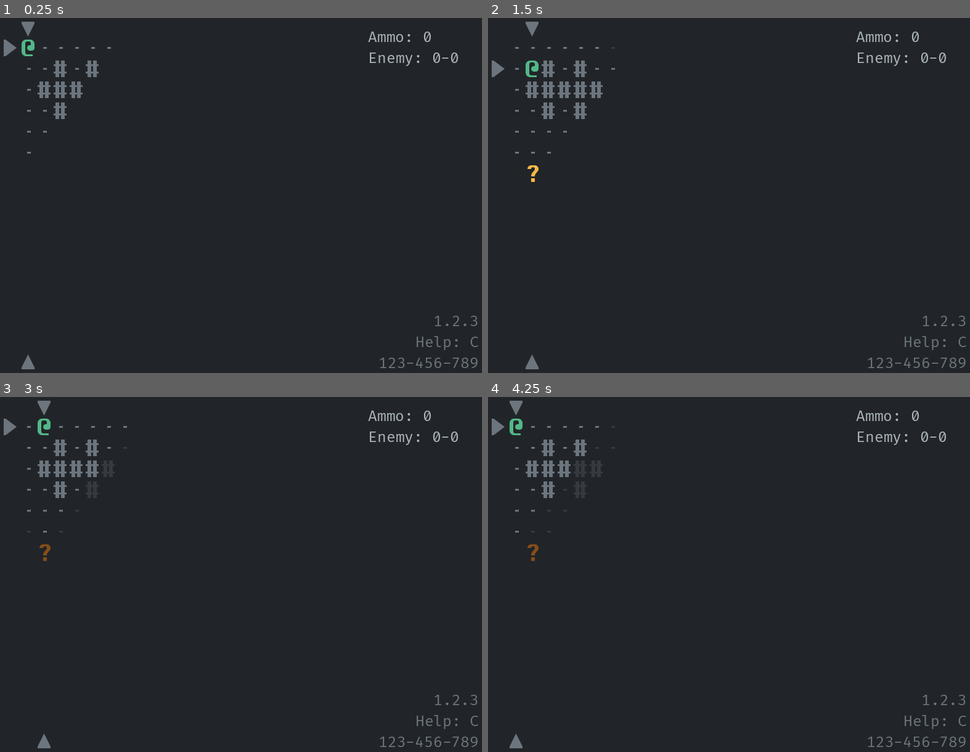
Above: before the commit, frames 1-4 (two rows, left to right).
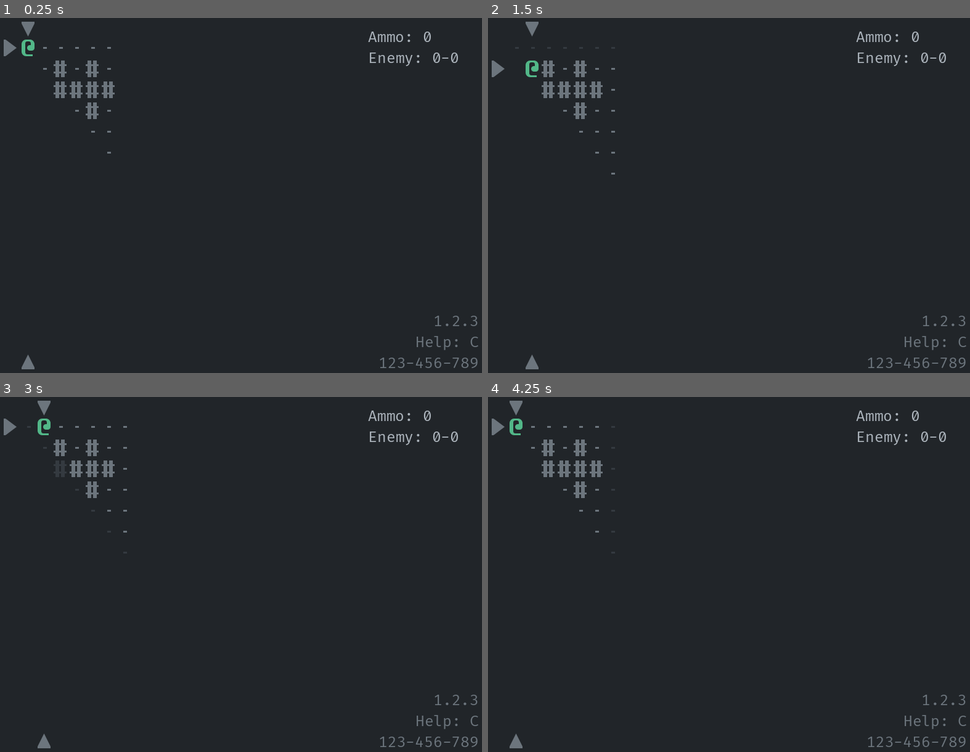
Above: after the commit, the same moments.

Repository: Bozar/godot-4-roguelike-demo
Game: Godot game, scene res://scene/main/main_game.tscn
Same seed, same stepped clock (60 frames per second), same inputs: the game is played once before the commit and once after it.
Inputs:
- Up to frame 1 (0.25 s): no input
- Up to frame 2 (1.5 s): tap Enter at 0.5 s; hold Right (move_right) 0.53-1.28 s; tap Space (aim) at 0.6, 1.25, 1.35 s; hold Down (move_down) from 1.28 s (still down)
- Up to frame 3 (3 s): tap Enter at 2 s; release Down (move_down) at 2.03 s; hold Right (move_right) 2.03-2.78 s; tap Space (aim) at 2.1, 2.75, 2.85 s; hold Up (move_up) from 2.78 s (still down)
- Up to frame 4 (4.25 s): tap Enter at 3.5 s; release Up (move_up) at 3.53 s; hold Left (move_left) from 3.53 s (still down); tap Space (aim) at 3.6 s

The runs differ from the first frame. In frame 1, 0.5% of the frame differs, in the area x 5-24%, y 14-39%; in frame 2, 0.3%; in frame 3, 0.5%, in the area x 5-27%, y 8-47%; in frame 4, 0.5%.

Commit message:
ShadowCastFov: Hightlight an octant, ignoring obstacles.

Diff:
--- a/library/shadow_cast_fov.gd
+++ b/library/shadow_cast_fov.gd
@@ -1 +1,46 @@
 class_name ShadowCastFov
+
+
+const MIN_X: int = 0
+const MIN_SLOPE: float = 0.0
+const MAX_SLOPE: float = 1.0
+
+
+static var _fov_data: FovData = FovData.new()
+
+
+# is_obstacle(from_coord: Vector2i, to_coord: Vector2i, opt_args: Array) -> bool
+static func get_fov_map(source: Vector2i, sight_range: int,
+        is_obstacle: Callable, is_obstacle_args: Array, out_fov_map: Dictionary,
+        fov_data: FovData = ShadowCastFov._fov_data) -> void:
+    Map2D.reset_map(false, out_fov_map)
+    _set_octant_map(source, sight_range, is_obstacle, is_obstacle_args,
+            out_fov_map, MIN_X, MIN_SLOPE, MAX_SLOPE)
+
+
+static func _set_octant_map(source: Vector2i, sight_range: int,
+        is_obstacle: Callable, is_obstacle_args: Array, out_fov_map: Dictionary,
+        min_x: int, min_slope: float, max_slope: float) -> void:
+    var min_y: int
+    var max_y: int
+    var coord: Vector2i = Vector2i(0, 0)
+
+    for x: int in range(min_x, sight_range + 1):
+        min_y = _get_y(x, min_slope)
+        max_y = _get_y(x, max_slope)
+        for y: int in range(max_y, min_y - 1, -1):
+            coord.x = source.x + x
+            coord.y = source.y + y
+            out_fov_map[coord.x][coord.y] = true
+
+
+static func _get_slope(this_coord: Vector2i, that_coord: Vector2i) -> float:
+    return (that_coord.y - this_coord.y) * 1.0 / (that_coord.x - this_coord.x)
+
+
+static func _get_y(x: int, slope: float) -> int:
+    return floor(x * slope)
+
+
+class FovData:
+    pass
--- a/scene/main/pc_fov.gd
+++ b/scene/main/pc_fov.gd
@@ -39,7 +39,9 @@
                 GameData.CROSS_FOV_WIDTH, _block_cross_fov_ray, [], _fov_map,
                 _cross_fov_data)
     else:
-        DiamondFov.get_fov_map(pc_coord, GameData.PC_SIGHT_RANGE, _fov_map)
+        ShadowCastFov.get_fov_map(pc_coord, GameData.PC_SIGHT_RANGE,
+                _block_cross_fov_ray, [], _fov_map)
+        # DiamondFov.get_fov_map(pc_coord, GameData.PC_SIGHT_RANGE, _fov_map)
     # DungeonSize.iterate_dungeon(_set_color, [_fov_map])
     DungeonSize.iterate_dungeon(_set_visibility, [_fov_map, _memory_map,
             MEMORY_TAGS])
